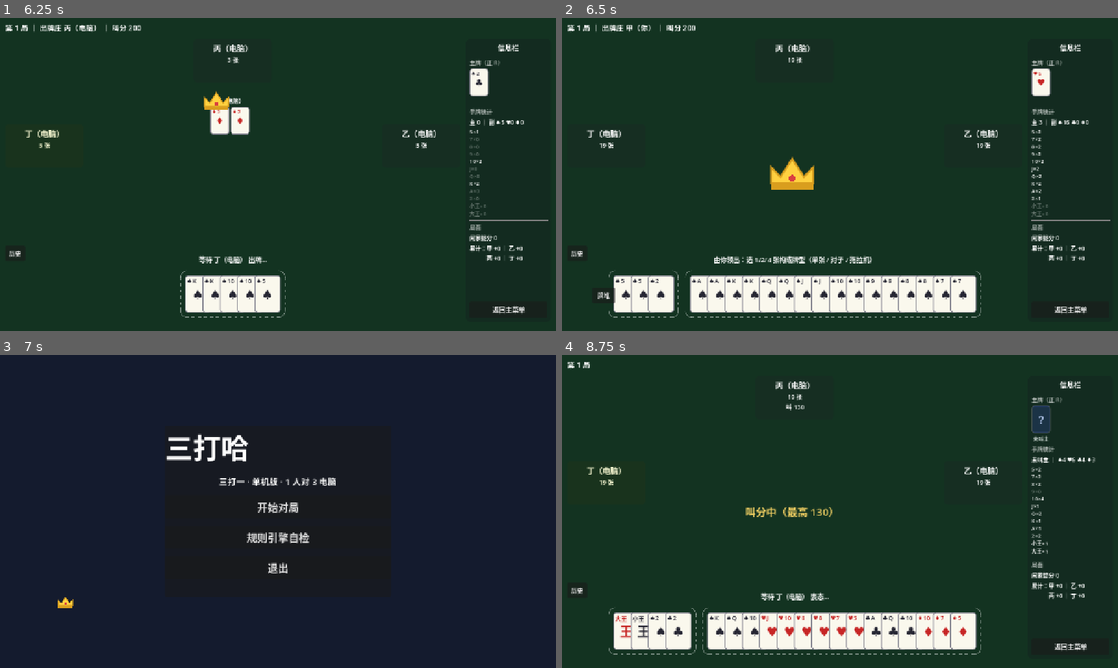
Above: before the commit, frames 1-4 (two rows, left to right).
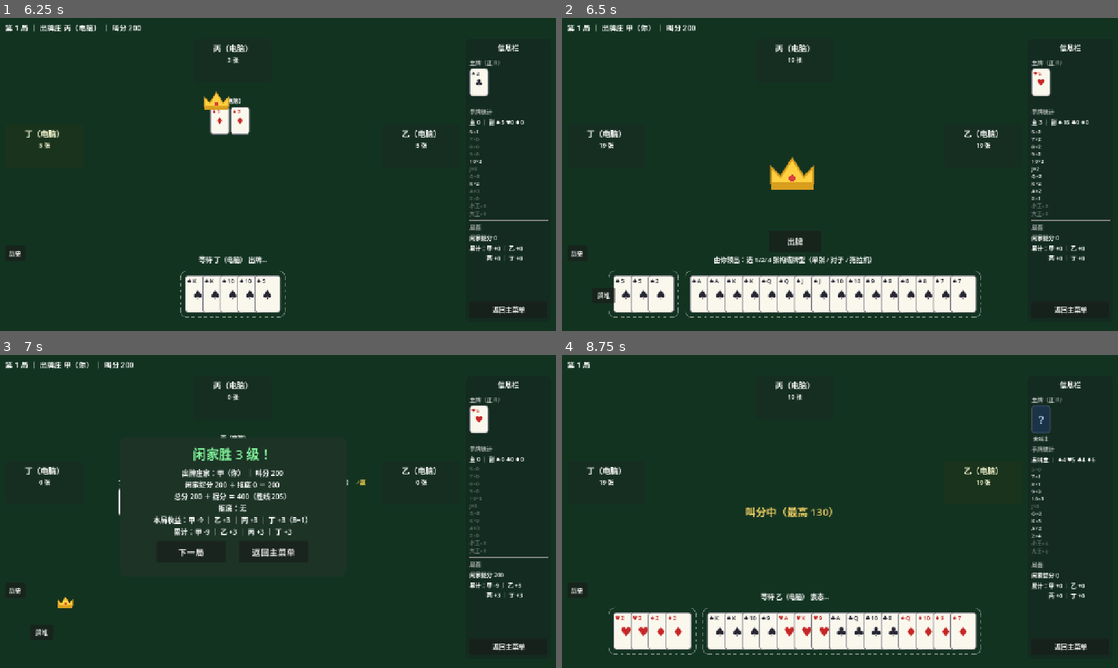
Above: after the commit, the same moments.

Repository: longy1/three-beat-one
Game: Godot game, scene res://scene/main_menu.tscn
The game is run twice, just before and just after one commit, with the same random seed, the same clock (stepped at 60 frames per second) and the same inputs.
Inputs:
- Up to frame 1 (6.25 s): click "开始对局" at 0.5 s; click "叫 135" at 1.25 s; click "返回主菜单" at 2 s; click "开始对局" at 2.75 s; click "叫 140" at 3.5 s; click "历史" at 4.25 s; click "返回主菜单" at 5 s; click "规则引擎自检" at 5.75 s
- Up to frame 2 (6.5 s): no input
- Up to frame 3 (7 s): click "返回主菜单" (after the commit: "出牌") at 6.5 s
- Up to frame 4 (8.75 s): click "返回主菜单" at 7.25 s; click "历史" at 8 s

Frame 1 is identical in both runs. In frame 2, less than 0.1% of the frame differs, in the area x 40-44%, y 70-73%; in frame 3, 23%, in the area x 0-99%, y 1-95%; in frame 4, 0.9%.

Commit message:
fix(ui): 人类坐庄喊主扣底后无法出牌——submit_discard/play 成功后的清理毁掉同步 handler 重建的出牌 UI；改为按下一手归属条件清理，补回归用例

Diff:
--- a/script/game_table.gd
+++ b/script/game_table.gd
@@ -492,11 +492,9 @@
 	if not verdict.ok:
 		_toast(verdict.error)
 		return
-	select_mode = ""
-	selected.clear()
-	_clear_action_bar()
+	# submit_discard 同步触发 play_required(庄家=自己)：handler 已重建出牌阶段 UI
+	# （select_mode="play"、出牌按钮、手牌），此处不得做任何破坏性清理，只收底牌展示
 	_clear_bottom_cards()
-	_refresh()
 
 
 func _show_play_bar() -> void:
@@ -512,6 +510,10 @@
 	var verdict: Dictionary = engine.submit_play(HUMAN_SEAT, selected.duplicate())
 	if not verdict.legal:
 		_toast(verdict.text)
+		return
+	# submit_play 同步触发信号：若下一手仍是自己（连庄领出），handler 已重建出牌 UI，
+	# 此处不得清理；仅当下一手为 AI / 局已结束时才清自己的按钮与选择态
+	if engine.phase == GameEngine.Phase.TRICKS and engine.turn_seat == HUMAN_SEAT:
 		return
 	selected.clear()
 	select_mode = ""
--- a/test/test_ui.gd
+++ b/test/test_ui.gd
@@ -126,6 +126,34 @@
 	await _release_table(table)
 
 
+## 回归：扣底提交后直接进入可出牌状态（select_mode="play" + 出牌按钮），
+## 不得被 submit 后的清理毁掉（人类坐庄喊主后无法出牌的卡死）
+func test_discard_submit_leads_to_play_ui(test) -> void:
+	var table = await _spawn_table()
+	var eng: GameEngine = table.engine
+	_deal(eng, 0)
+	for s in [1, 2, 3]:
+		eng.submit_bid(s, GameEngine.BID_PASS)
+	eng.submit_bid(0, GameEngine.BID_PASS)
+	table._pending_trump_suit = Card.Suit.SPADE
+	table._submit_human_trump(Card.RANK_9)
+	table.selected.clear()
+	var hand: Array = eng.hands[0]
+	for i in range(8):
+		table.selected.append(hand[hand.size() - 1 - i])
+	table._submit_human_discard()
+	await tree_pause()
+	test.eq(eng.phase, Phase.TRICKS, "进入出牌阶段")
+	test.eq(table.select_mode, "play", "扣底提交后处于可出牌态（回归：卡死）")
+	var bar: HBoxContainer = table.get_node("BottomArea/ActionBar")
+	var found := false
+	for c in bar.get_children():
+		if c is Button and c.visible and not c.is_queued_for_deletion() and "出牌" in c.text:
+			found = true
+	test.check(found, "出牌按钮存在（回归：卡死）")
+	await _release_table(table)
+
+
 ## 叫主后信息栏展示「正 R」牌面；未叫主时注明「未叫主」
 func test_trump_display_in_sidebar(test) -> void:
 	var table = await _spawn_table()
